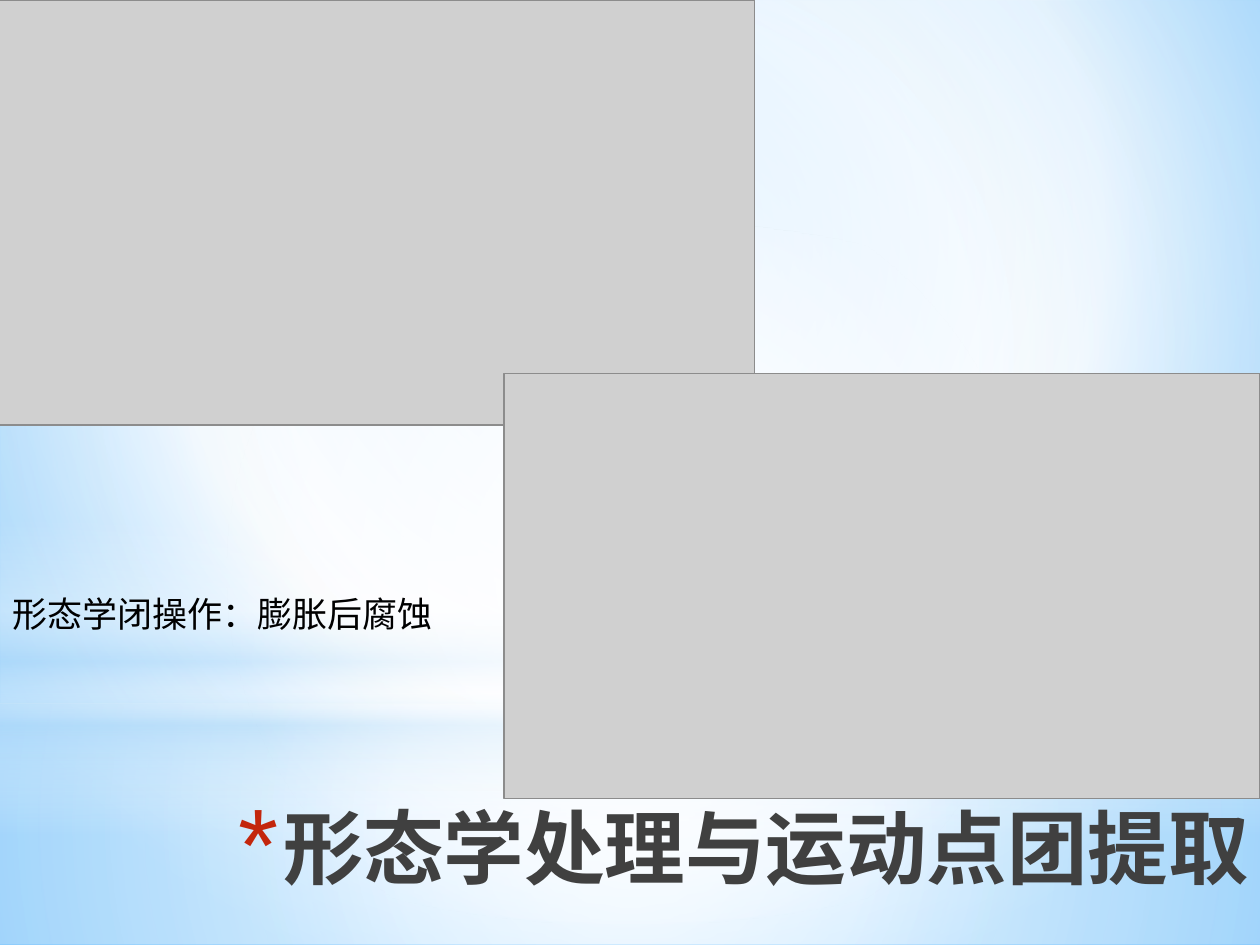
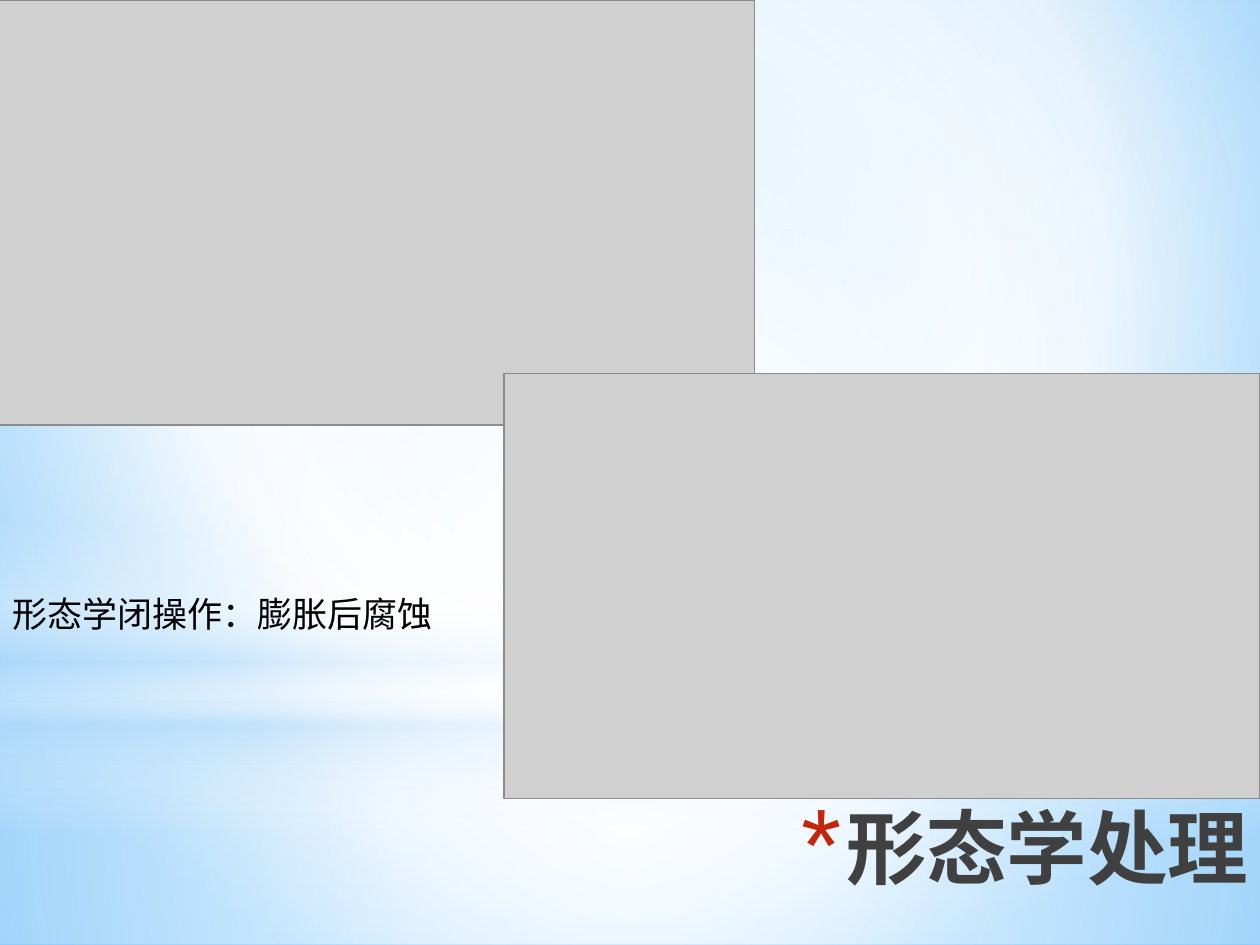
Before and after one commit to ronnyMakhuddin/motion-detect-tiqu, a slide deck: slide 13 of 研究生毕业设计/文档管理/论文_2/毕业设计答辩.pptx. Drawn at 1260x945 pixels with LibreOffice and Linux fonts; fonts in the diff are those of the drawing; grey boxes stand for pictures. Boxes give left, top, right and bottom in pixels: in the first picture for what was removed or moved away, otherwise in the second. Text is boxed around its words. In the diff, an @@ line names an element or a change of style, - is before the commit and + after.

```diff
--- a/研究生毕业设计/文档管理/论文_2/毕业设计答辩.pptx
+++ b/研究生毕业设计/文档管理/论文_2/毕业设计答辩.pptx
@@ title at box(846, 796, 1248, 899): text changed @@
-* 形态学处理与运动点团提取
+* 形态学处理
```
Also in this commit, not shown: 3 other slides changed, 1 other file.
